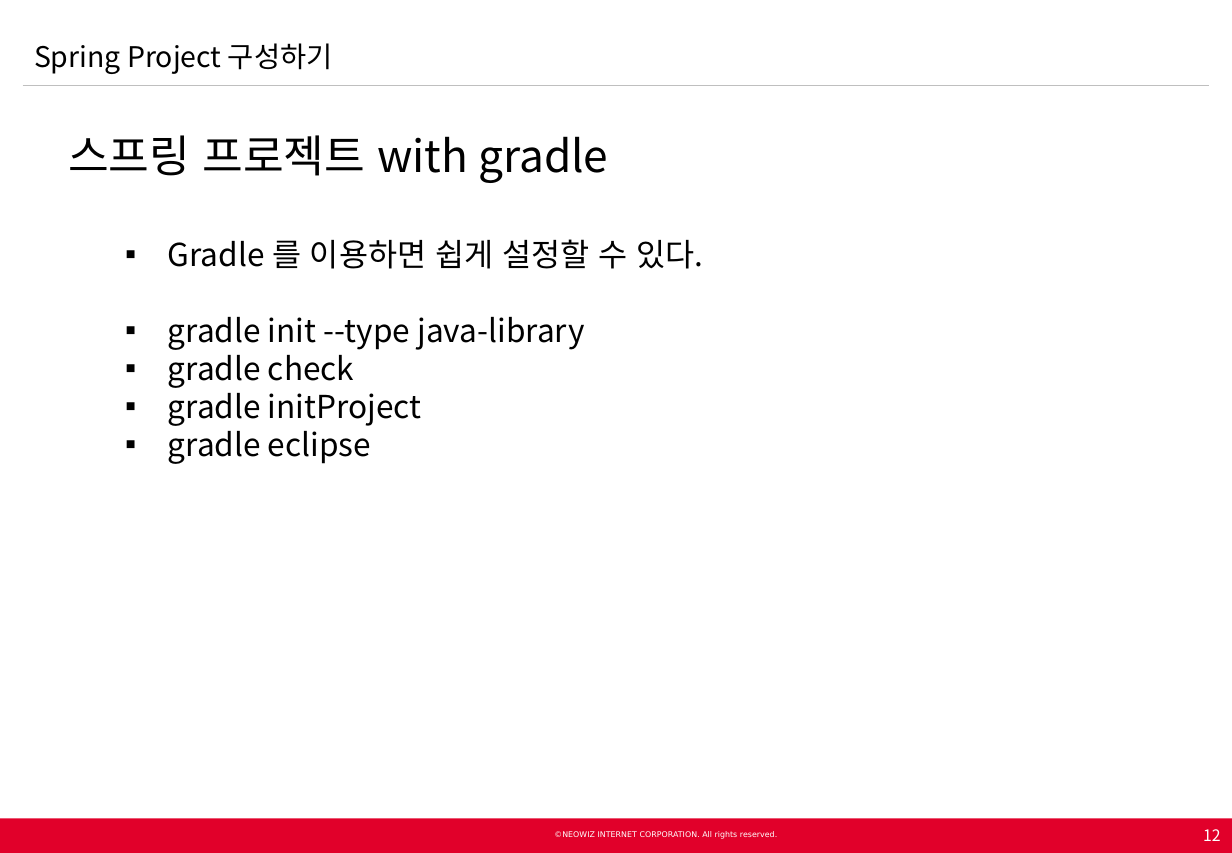
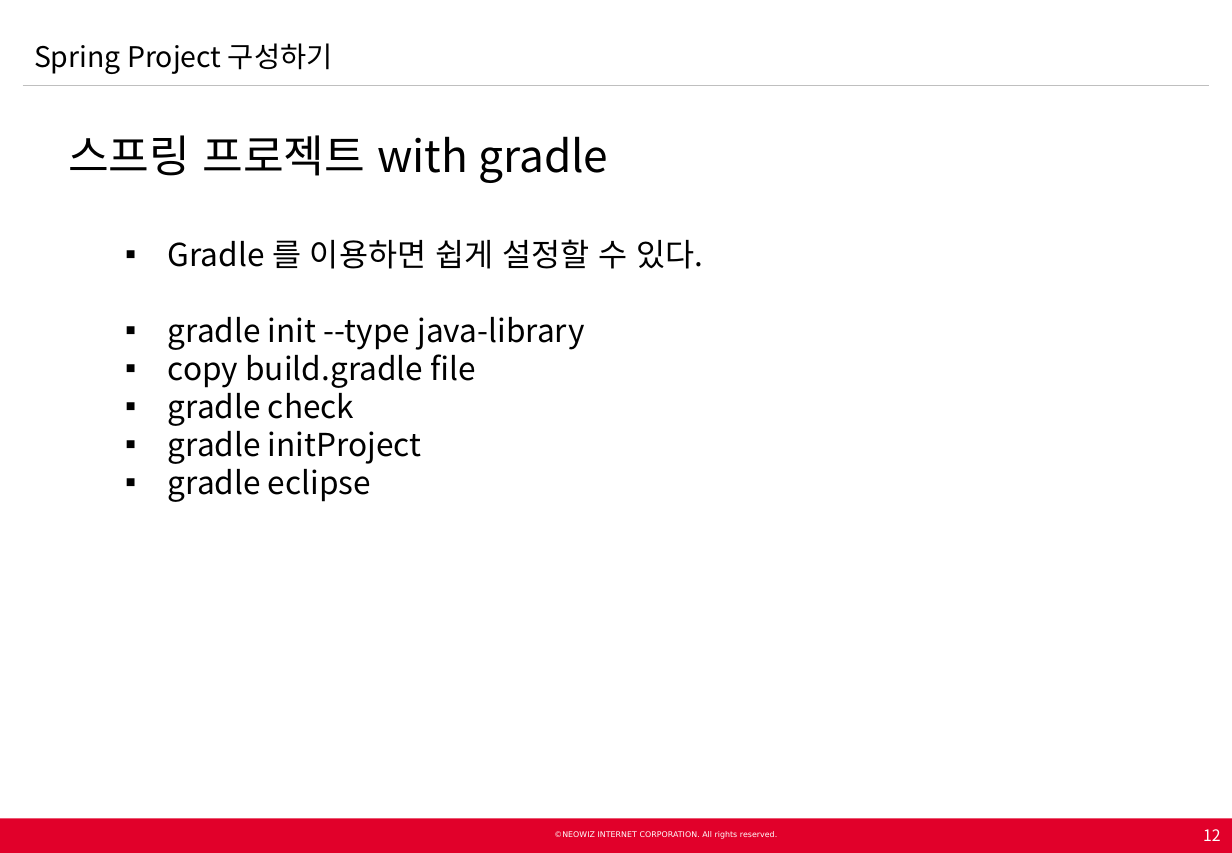
Before and after one commit to Neowizen/JavaStudy, a slide deck: slide 12 of Document/[2015.02.25] Java Study 3차 - Spring Project.pptx. Drawn at 1232x853 pixels with LibreOffice and Linux fonts; fonts in the diff are those of the drawing; background and template pictures are left out. Boxes give left, top, right and bottom in pixels: in the first picture for what was removed or moved away, otherwise in the second. Text is boxed around its words. In the diff, an @@ line names an element or a change of style, - is before the commit and + after.

Commit message:
Java Study 3차 - Spring Project

```diff
--- a/Document/[2015.02.25] Java Study 3차 - Spring Project.pptx
+++ b/Document/[2015.02.25] Java Study 3차 - Spring Project.pptx
@@ text at bbox=[168, 348, 475, 388]: paragraph added @@
+    ▪ copy build.gradle file
```
